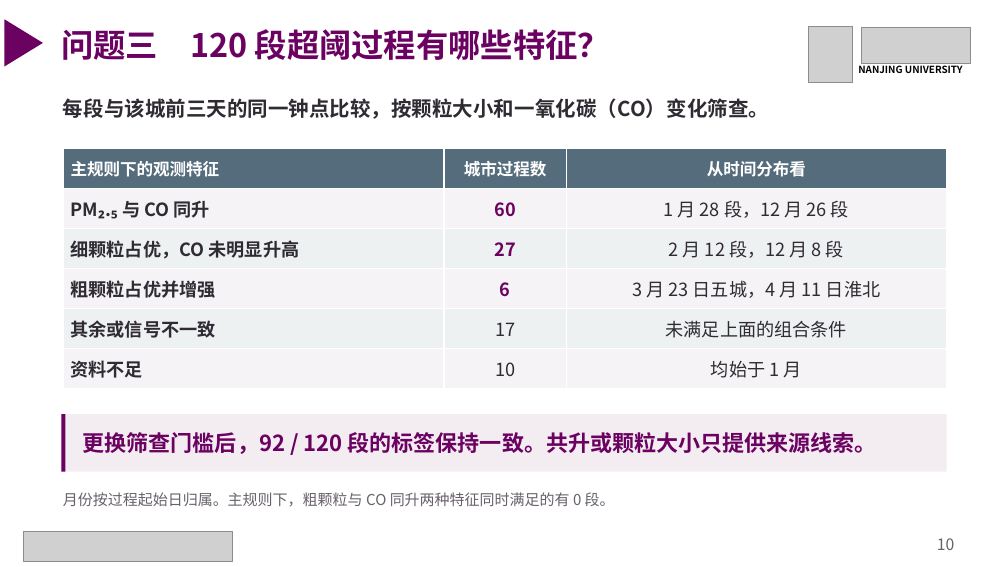
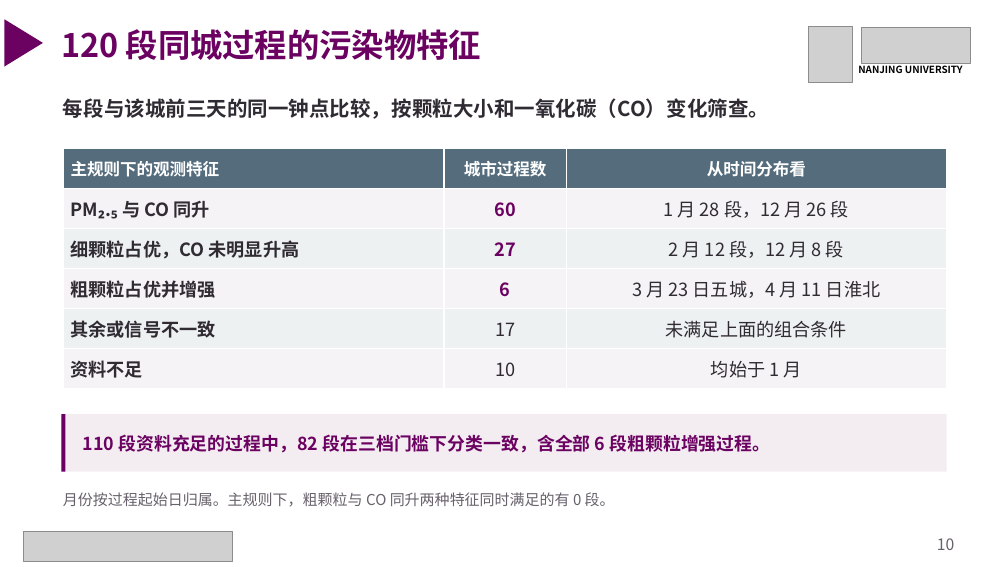
Before and after one commit to gxm-nju/china-air-pollution, a slide deck: slide 10 of docs/课堂展示.pptx. Drawn at 1008x567 pixels with LibreOffice and Linux fonts; fonts in the diff are those of the drawing; grey boxes stand for pictures. Boxes give left, top, right and bottom in pixels: in the first picture for what was removed or moved away, otherwise in the second. Text is boxed around its words. In the diff, an @@ line names an element or a change of style, - is before the commit and + after.

Commit message:
按修订版报告统一课堂展示研究问题、核验说明与发布材料

```diff
--- a/docs/课堂展示.pptx
+++ b/docs/课堂展示.pptx
@@ text at (61, 29, 481, 60): text changed @@
-问题三 120 段超阈过程有哪些特征？
+120 段同城过程的污染物特征
@@ text at (83, 434, 771, 453): text changed; size 21 to 17 pt @@
-更换筛查门槛后，92 / 120 段的标签保持一致。共升或颗粒大小只提供来源线索。
+110 段资料充足的过程中，82 段在三档门槛下分类一致，含全部 6 段粗颗粒增强过程。
```
Also in this commit, not shown: 11 other slides changed, 9 other files.
